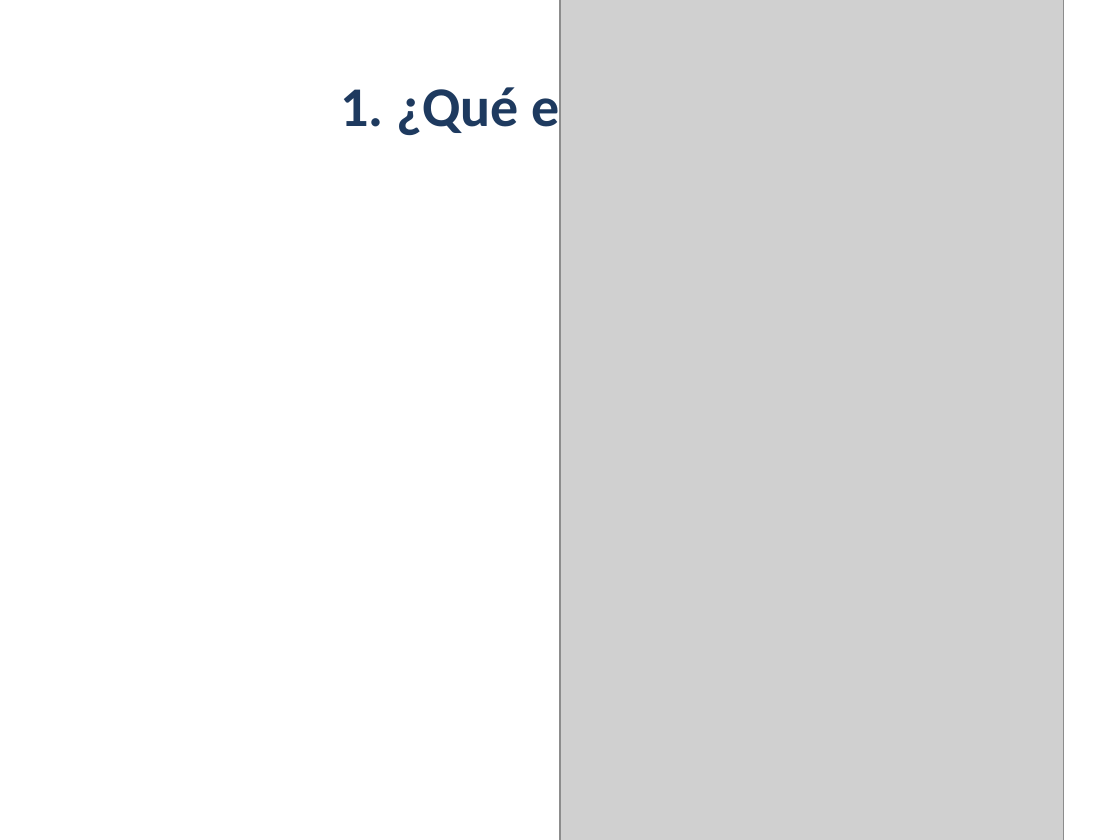
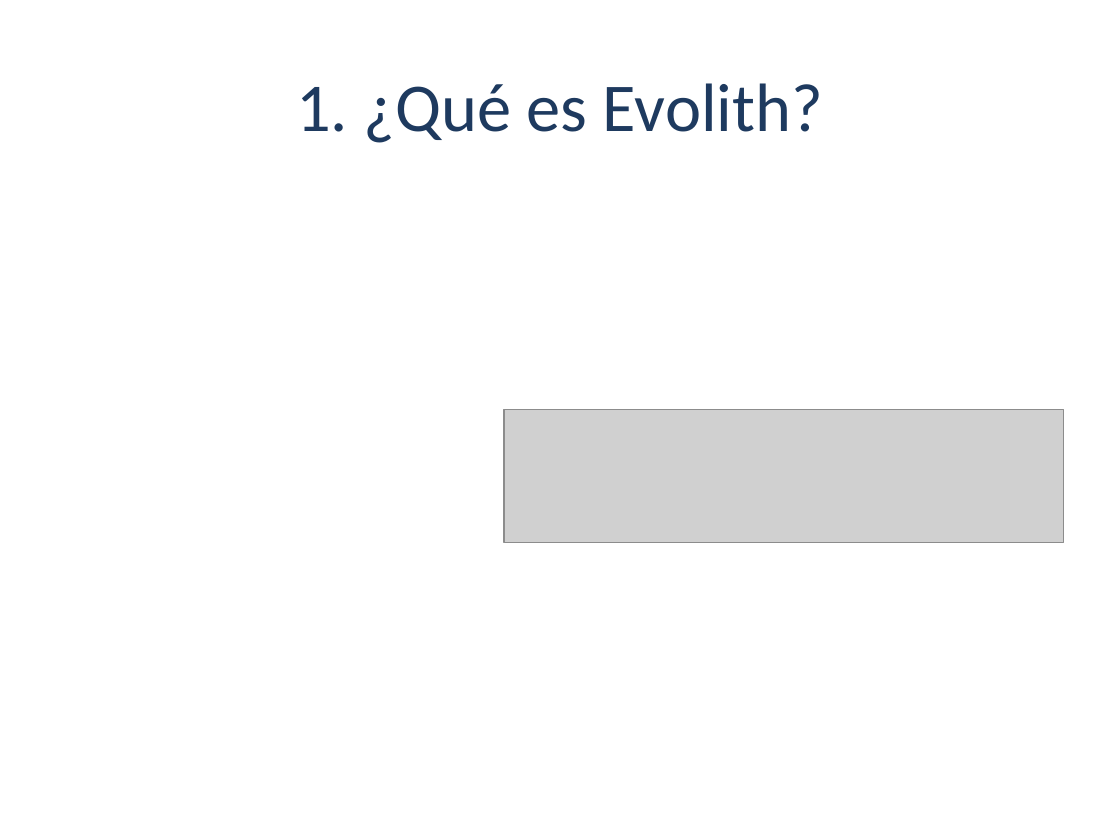
Before and after one commit to beyondnetcode/evolith_arch32, a slide deck: slide 2 of reference/governance/sdlc/assets/evolith-sdlc-executive-deck.pptx. Drawn at 1120x840 pixels with LibreOffice and Linux fonts; fonts in the diff are those of the drawing; grey boxes stand for pictures. Boxes give left, top, right and bottom in pixels: in the first picture for what was removed or moved away, otherwise in the second. Text is boxed around its words. In the diff, an @@ line names an element or a change of style, - is before the commit and + after.

```diff
--- a/reference/governance/sdlc/assets/evolith-sdlc-executive-deck.pptx
+++ b/reference/governance/sdlc/assets/evolith-sdlc-executive-deck.pptx
@@ picture removed at [560, 0, 1064, 840] @@
@@ title "1. ¿Qué es Evolith?" at [296, 83, 823, 143]: size 36 to 44 pt, bold off @@
@@ picture added at [504, 410, 1064, 543] @@
```
Also in this commit, not shown: 7 other slides changed, 9 other files.
